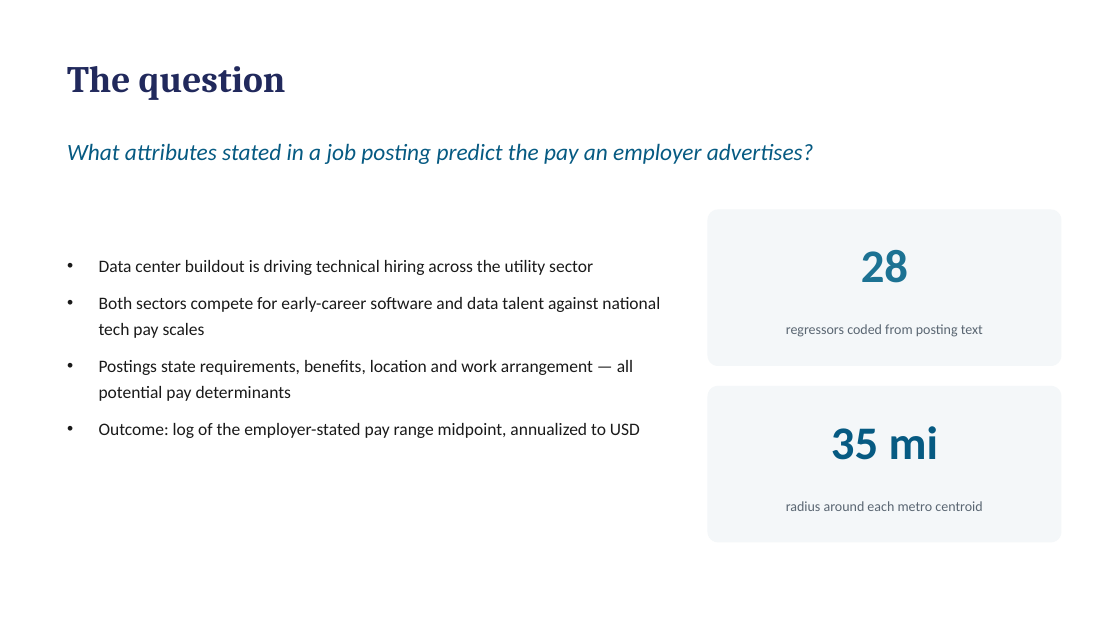
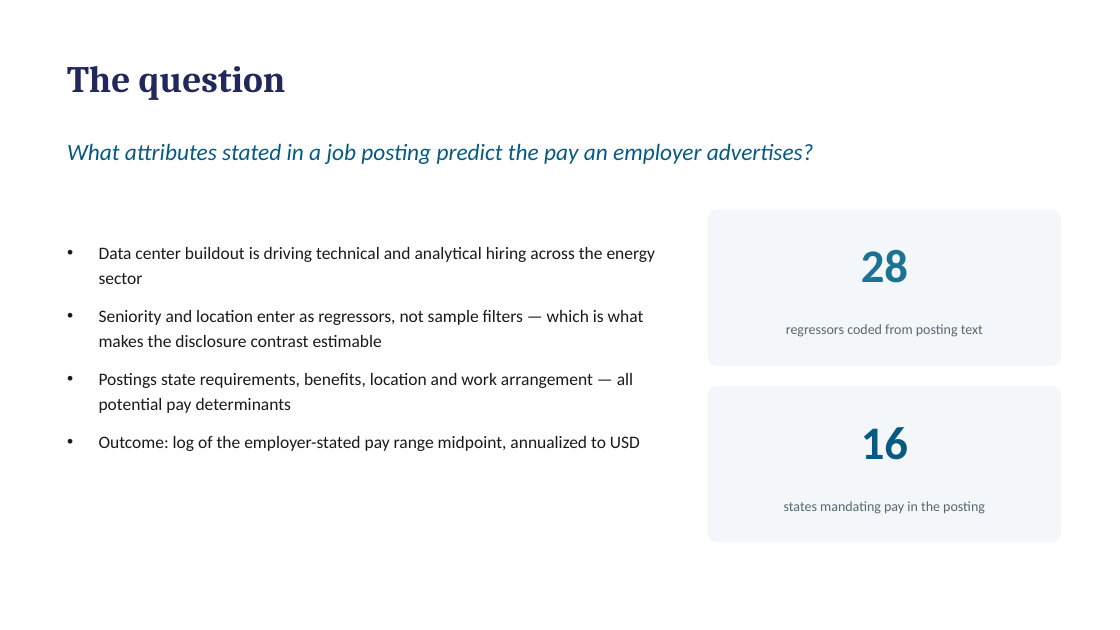
Before and after one commit to hendeal-cyber/Modern-Labor-Market-Data-Submission, a slide deck: slide 2 of paper/presentation.pptx. Drawn at 1120x630 pixels with LibreOffice and Linux fonts; fonts in the diff are those of the drawing. Boxes give left, top, right and bottom in pixels: in the first picture for what was removed or moved away, otherwise in the second. Text is boxed around its words. In the diff, an @@ line names an element or a change of style, - is before the commit and + after.

```diff
--- a/paper/presentation.pptx
+++ b/paper/presentation.pptx
@@ text at <box>99,247,656,347</box>: text changed @@
-• Data center buildout is driving technical hiring across the utility sector
-• Both sectors compete for early-career software and data talent against national tech pay scales
+• Data center buildout is driving technical and analytical hiring across the energy sector
+• Seniority and location enter as regressors, not sample filters — which is what makes the disclosure contrast estimable
@@ text at <box>861,427,908,460</box>: text changed @@
-35 mi
+16
@@ text at <box>784,501,985,514</box>: text changed @@
-radius around each metro centroid
+states mandating pay in the posting
```
Also in this commit, not shown: 4 other slides changed, 2 other files.
